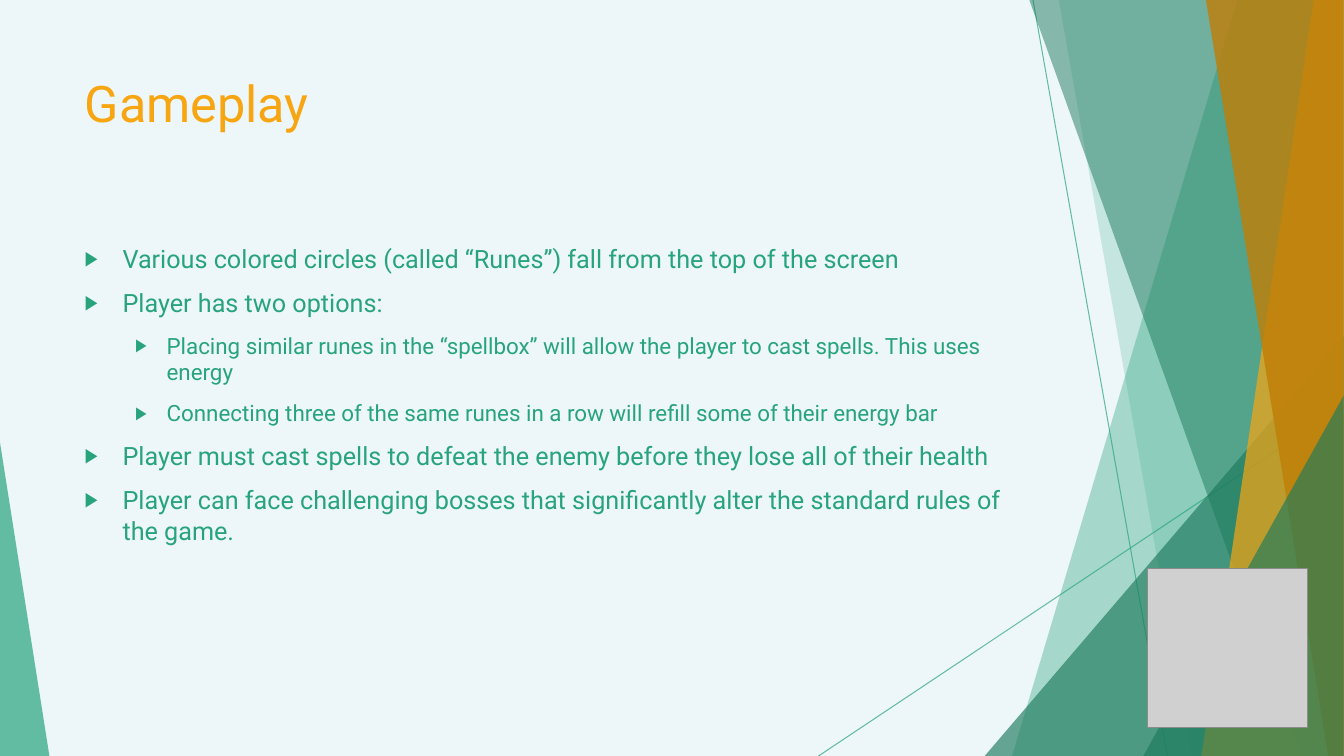
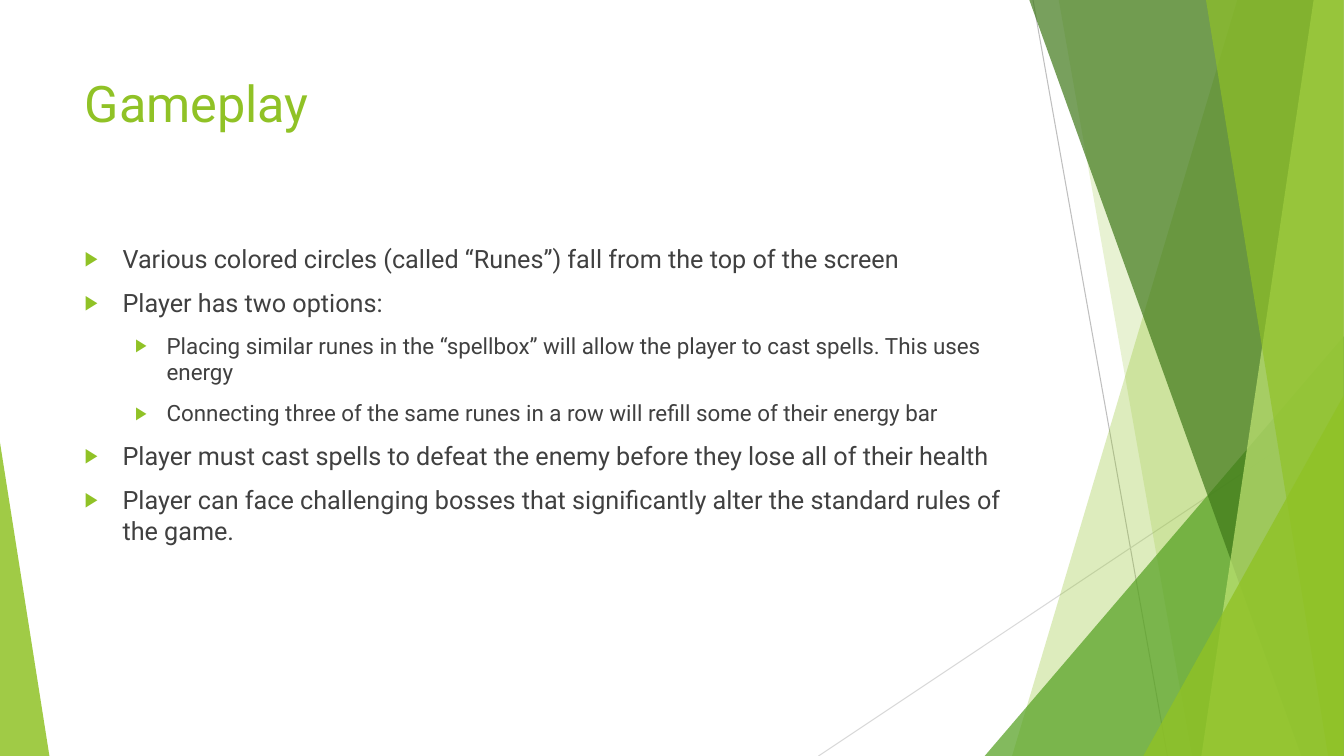
Before and after one commit to Cwalrus96/SeniorProject, a slide deck: slide 13 of Presentations/FinalPresentation.pptx (slide 14 before the commit). Drawn at 1344x756 pixels with LibreOffice and Linux fonts; fonts in the diff are those of the drawing; grey boxes stand for pictures. Boxes give left, top, right and bottom in pixels: in the first picture for what was removed or moved away, otherwise in the second. Text is boxed around its words. In the diff, an @@ line names an element or a change of style, - is before the commit and + after.

Commit message:
Revert "started working on adding game tree"
This reverts commit e054c397df398c361f64ec3ec3d294345513a123.

```diff
--- a/Presentations/FinalPresentation.pptx
+++ b/Presentations/FinalPresentation.pptx
@@ background #EDF6F9 to #FFFFFF @@
@@ freeform shape at [1012, 0, 1344, 756]: fill #28A47C at 36% opacity to #90C226 at 30% opacity @@
@@ freeform shape at [1029, 0, 1344, 756]: fill #1E7B5D at 50% opacity to #3F7819 at 70% opacity @@
@@ line (1033, 0) - (1168, 756): stroke #28A47C 0.75 pt to #BFBFBF 0.75 pt @@
@@ freeform shape at [1059, 0, 1344, 756]: fill #28A47C at 20% opacity to #90C226 at 20% opacity @@
@@ freeform shape at [1202, 0, 1344, 756]: fill #F7A511 at 70% opacity to #C0E474 at 70% opacity @@
@@ freeform shape at [1206, 0, 1344, 756]: fill #C07E06 at 80% opacity to #90C226 at 65% opacity @@
@@ title "Gameplay" at [85, 84, 309, 133]: text colour #F7A511 to #90C226 @@
@@ text "Various colored circles (called “Runes”) ..." at [123, 248, 1000, 546]: text colour #28A47C to #404040; bullet colour #28A47C to #90C226 @@
@@ triangle at [985, 336, 1344, 756]: fill #1E7B5D at 66% opacity to #54A021 at 72% opacity @@
@@ line (1344, 406) - (819, 756): stroke #28A47C 0.75 pt to #D9D9D9 0.75 pt @@
@@ triangle at [1143, 396, 1344, 756]: fill #1E7B5D at 66% opacity to #90C226 at 80% opacity @@
@@ triangle at [0, 443, 49, 756]: fill #28A47C at 70% opacity to #90C226 at 85% opacity @@
@@ picture removed at [1148, 569, 1308, 728] @@
```
Also in this commit, not shown: 15 other slides changed, 2 slides removed, 35 other files.
